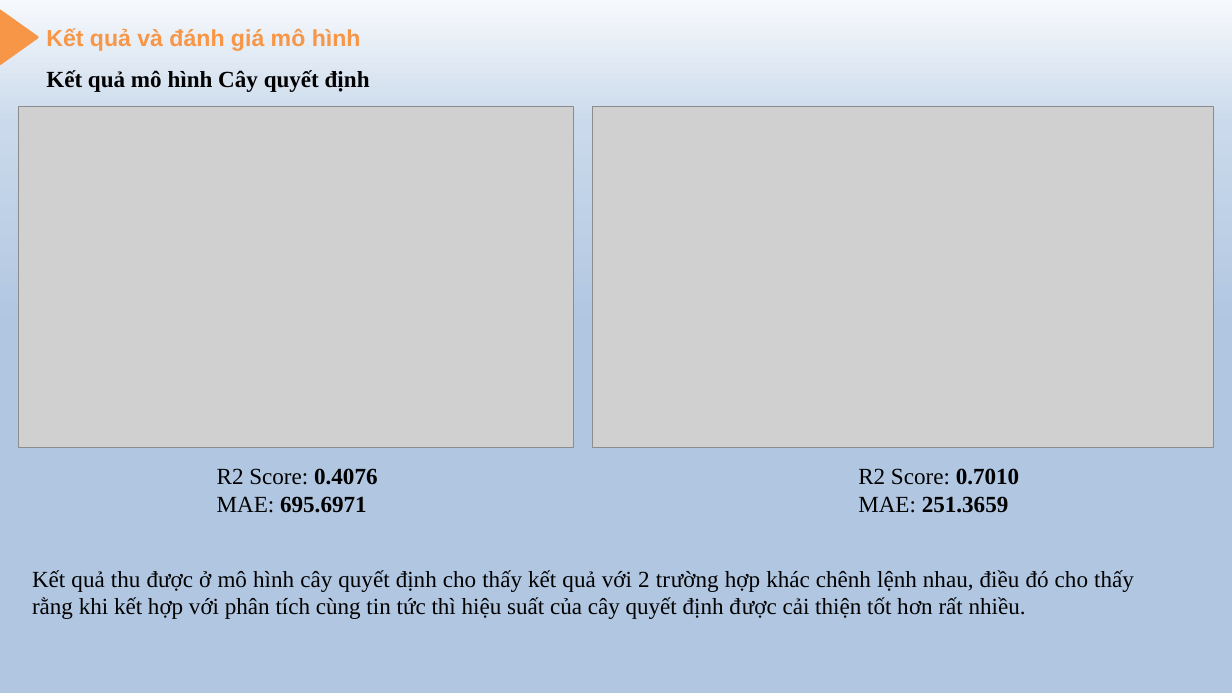
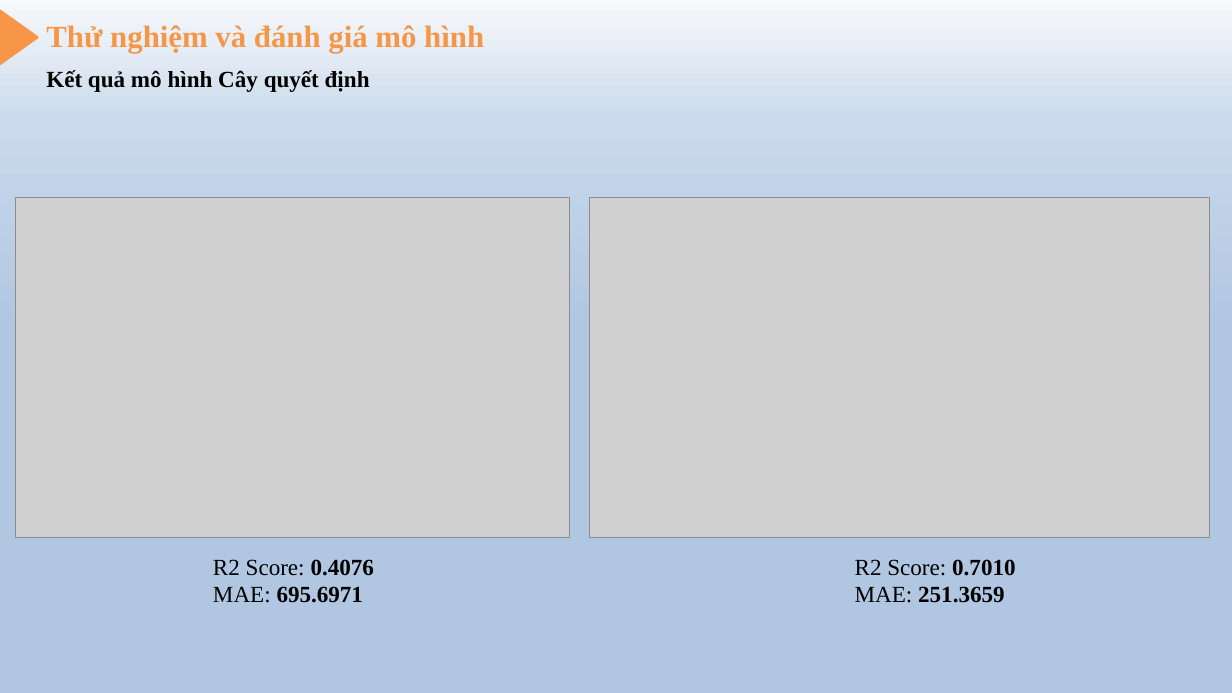
Before and after one commit to tintran2211-dev/Scientific-research, a slide deck: slide 20 of 60PM2_1851171644_TranCongTin/Code_60PM2_1871171644_TranCongTin/Slide.pptx (slide 21 before the commit). Drawn at 1232x693 pixels with LibreOffice and Linux fonts; fonts in the diff are those of the drawing; grey boxes stand for pictures; background and template pictures are left out. Boxes give left, top, right and bottom in pixels: in the first picture for what was removed or moved away, otherwise in the second. Text is boxed around its words. In the diff, an @@ line names an element or a change of style, - is before the commit and + after.

```diff
--- a/60PM2_1851171644_TranCongTin/Code_60PM2_1871171644_TranCongTin/Slide.pptx
+++ b/60PM2_1851171644_TranCongTin/Code_60PM2_1871171644_TranCongTin/Slide.pptx
@@ text at [46, 25, 484, 53]: text changed; size 18 to 24 pt; font Arial to Times New Roman @@
-Kết quả và đánh giá mô hình
+Thử nghiệm và đánh giá mô hình
@@ 2 pictures, 2 texts: place and size @@
-2 pictures, 2 texts at [18, 107, 1214, 513]
+2 pictures, 2 texts at [15, 198, 1210, 603]
@@ text removed at [32, 570, 1134, 619] @@
-Kết quả thu được ở mô hình cây quyết định cho thấy kết quả với 2 trường hợp khác chênh lệnh nhau, điều đó cho thấy rằng khi kết hợp với phân tích cùng tin tức thì hiệu suất của cây quyết định được cải thiện tốt hơn rất nhiều.
```
Also in this commit, not shown: 19 other slides changed, 1 slide removed, 3 other files.
